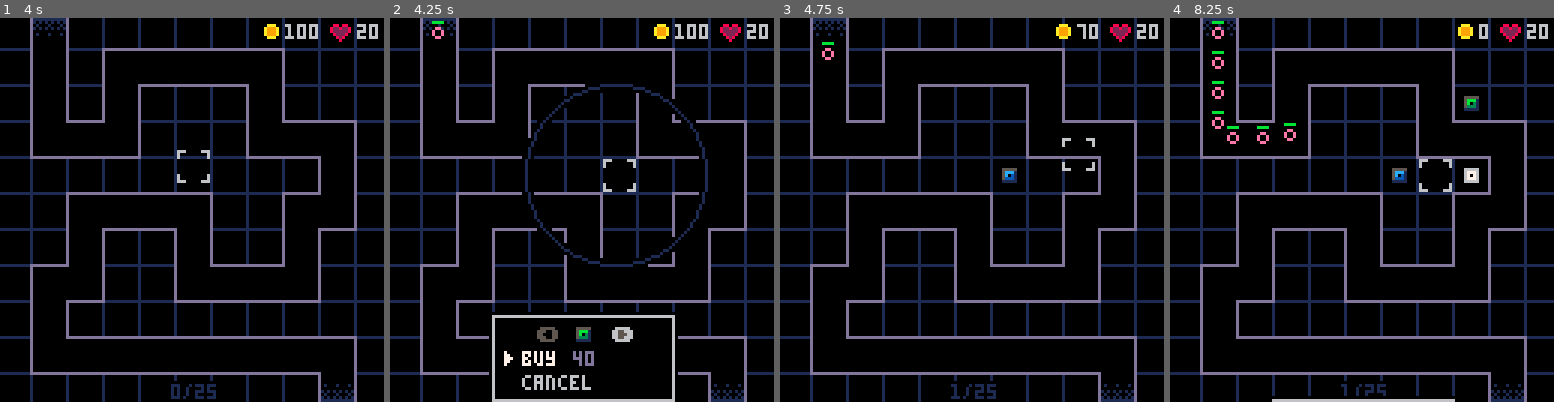
Above: before the commit, frames 1-4 (left to right).
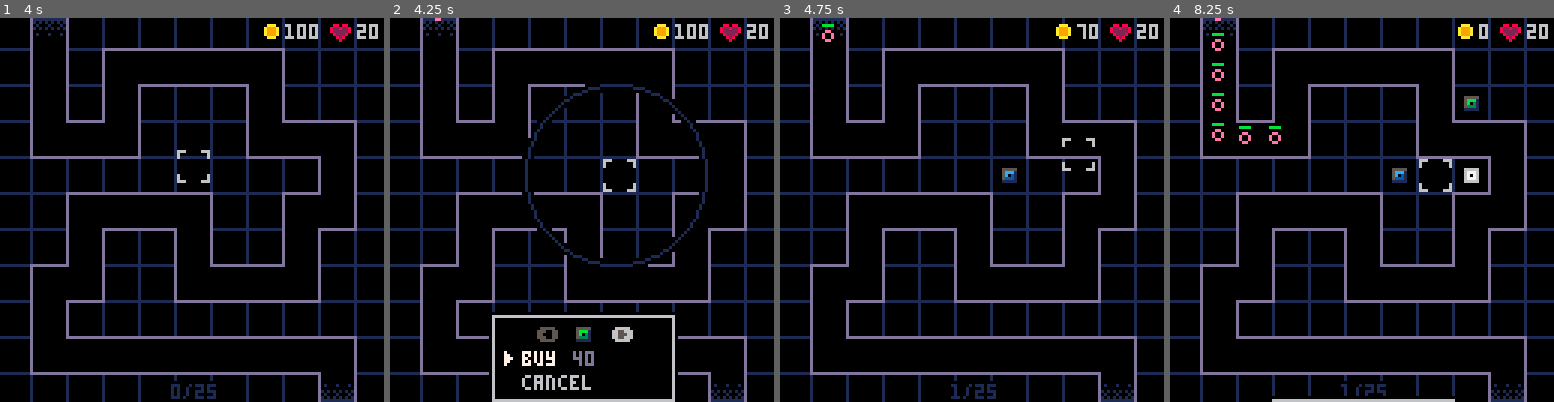
Above: after the commit, the same moments.

Repository: beardedsakimonkey/pixel_td.p8
Game: PICO-8 cartridge pixel_td.p8
The game is run twice, just before and just after one commit, with the same random seed, the same clock (stepped at 60 frames per second) and the same inputs.
Inputs:
- Up to frame 1 (4 s): tap X (X key) at 0.33, 1.07, 1.85, 2.97 s; tap O (Z key) at 0.7, 1.7, 2.1, 2.5, 2.9, 3.3, 3.7 s; hold Right 1.6-2.1 s; hold Up 2.15-2.42 s; hold Right 2.47-3.03 s; hold Left 3.08-3.58 s; hold Down 3.63-3.97 s
- Up to frame 2 (4.25 s): hold Right from 4.02 s (still down); tap X (X key) at 4.08 s; tap O (Z key) at 4.1 s
- Up to frame 3 (4.75 s): tap O (Z key) at 4.5 s; release Right at 4.68 s; hold Up from 4.73 s (still down)
- Up to frame 4 (8.25 s): tap O (Z key) every 0.4 s from 4.9 to 8.1 s; release Up at 5.03 s; hold Left 5.08-5.68 s; tap X (X key) at 5.2, 6.32, 7.43 s; hold Down 5.73-6.03 s; hold Right 6.08-6.58 s; hold Right 6.63-7.13 s; hold Up 7.18-7.45 s; hold Right 7.5-8.07 s; hold Left from 8.12 s (still down)

Frame 1 is identical in both runs. In frame 2, less than 0.1% of the frame differs, in the area x 10-15%, y 0-6%; in frame 3, 0.2%; in frame 4, 0.9%, in the area x 10-33%, y 0-33%.

Commit message:
make enemies start/end offscreen

Diff:
--- a/enemy.lua
+++ b/enemy.lua
@@ -15,6 +15,15 @@
             x = p.left + 6,
             y = p.top + 6,
         })
+    end
+    -- extend first and last point to edge of screen
+    for i = 1, #map, #map-1 do
+        local cnr = map[i].cnr
+        if cnr == 'top' or cnr == 'bot' then
+            path_points[i].y += cnr == 'top' and -6 or 6
+        else
+            path_points[i].x += cnr == 'left' and -6 or 6
+        end
     end
 end
 
@@ -58,8 +67,7 @@
             elseif cnr == 'right' then dx = -speed
             elseif cnr == 'bot'   then dy = -speed end
             if wave % BOSS_FREQ == 0 and sending == 0 then
-                local boss_hps = {30, 50, 80, 130, 200}
-                local boss_hp = boss_hps[wave/BOSS_FREQ]
+                local boss_hp = ({30, 50, 80, 130, 200})[wave/BOSS_FREQ]
                 make_enemy('BOSS', boss_hp, dx, dy)
             else
                 make_enemy(w.type, w.hp, dx, dy)
@@ -97,7 +105,6 @@
 end
 
 local function move_enemy(e)
-    if e.death_age then return end
     -- Find the first line in the map that contains our position
     local l1, l2
     local p = 2
@@ -197,7 +204,9 @@
             enmy.slow_dur -= 1
         end
         -- update position
-        move_enemy(enmy)
+        if not enmy.death_age then
+            move_enemy(enmy)
+        end
         -- update hitbox
         if enmy.type == 'ARROW' then
             if enmy.dx ~= 0 then
@@ -214,6 +223,7 @@
         end
     end)
     -- apply interest on wave complete
+    -- TODO: visually indicate interest being applied?
     if had_enemies and #enemies == 0 then
         gold += gold * interest/100
     end
